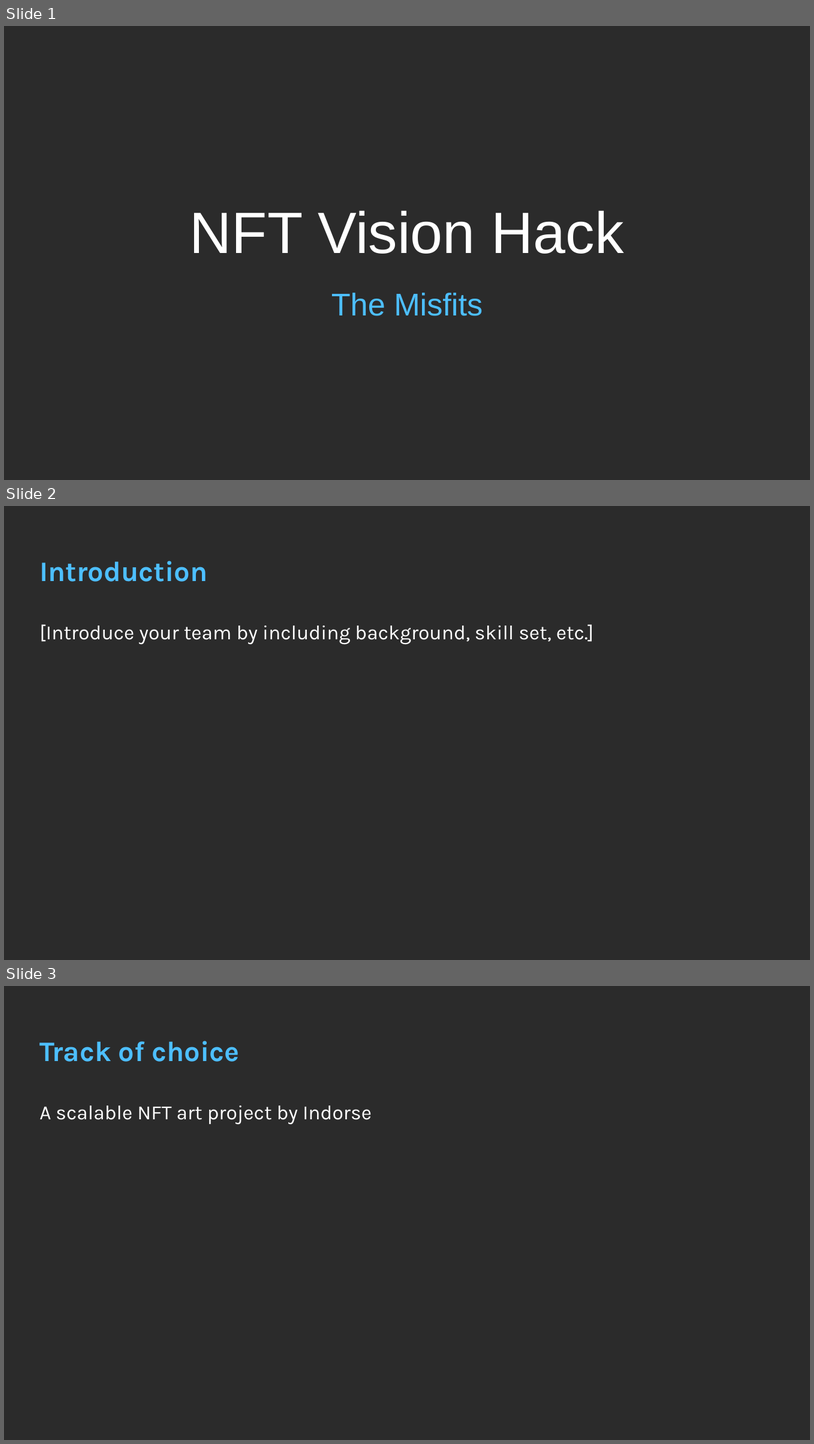
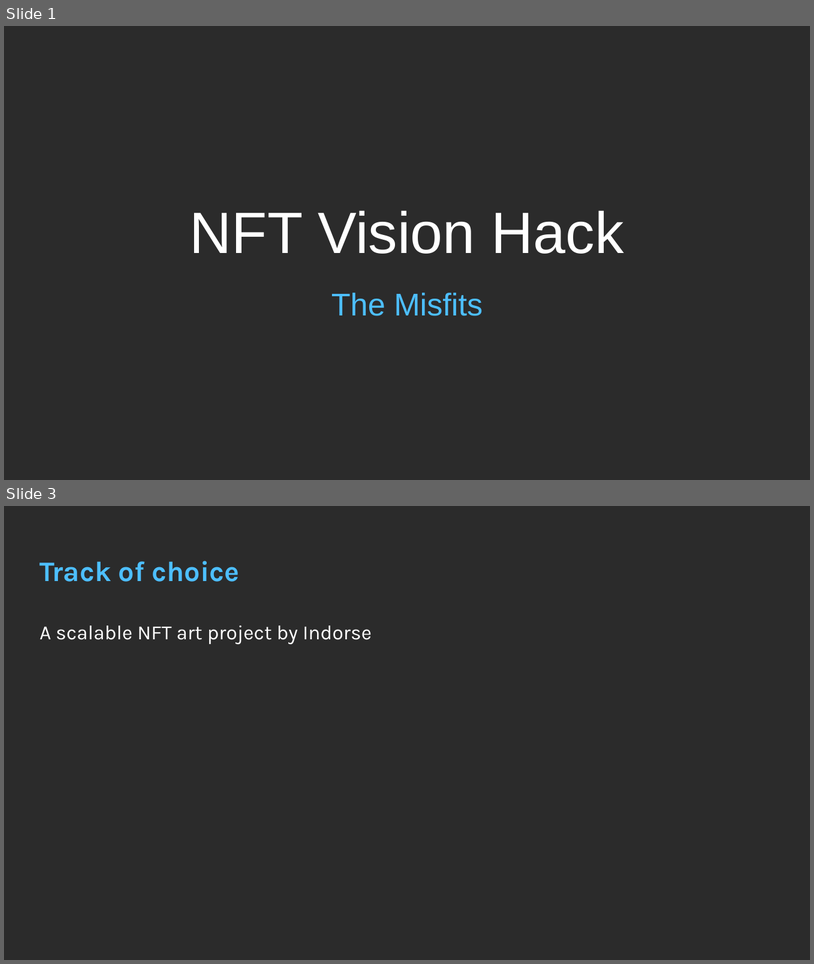
Before and after one commit to skhiearth/AvataaarsX, a slide deck: NFT Vision Hack Deck.pptx. Shown one above the other, each under a label of ours: slides 1, 2 and 3 before the commit, slides 1 and 3 after it; the slides between them are not shown. The pictures are 814x1444 and 814x964 pixels, drawn with LibreOffice and Linux fonts; fonts in the diff are those of the drawing; background and template pictures are left out; a plain dark background stands for a picture behind light text. Boxes give left, top, right and bottom in pixels: in the first picture for what was removed or moved away, otherwise in the second. Text is boxed around its words. In the diff, an @@ line names an element or a change of style, - is before the commit and + after.

Commit message:
Team Profile

```diff
--- a/NFT Vision Hack Deck.pptx
+++ b/NFT Vision Hack Deck.pptx
@@ slide 2 removed at <box>4,506,810,960</box>, background picture (left out) @@
@@ title removed at <box>39,561,207,582</box> @@
-Introduction
@@ text removed at <box>39,624,594,645</box> @@
-[Introduce your team by including background, skill set, etc.]
```
Also in this commit, not shown: 1 slide added, 2 other files.
